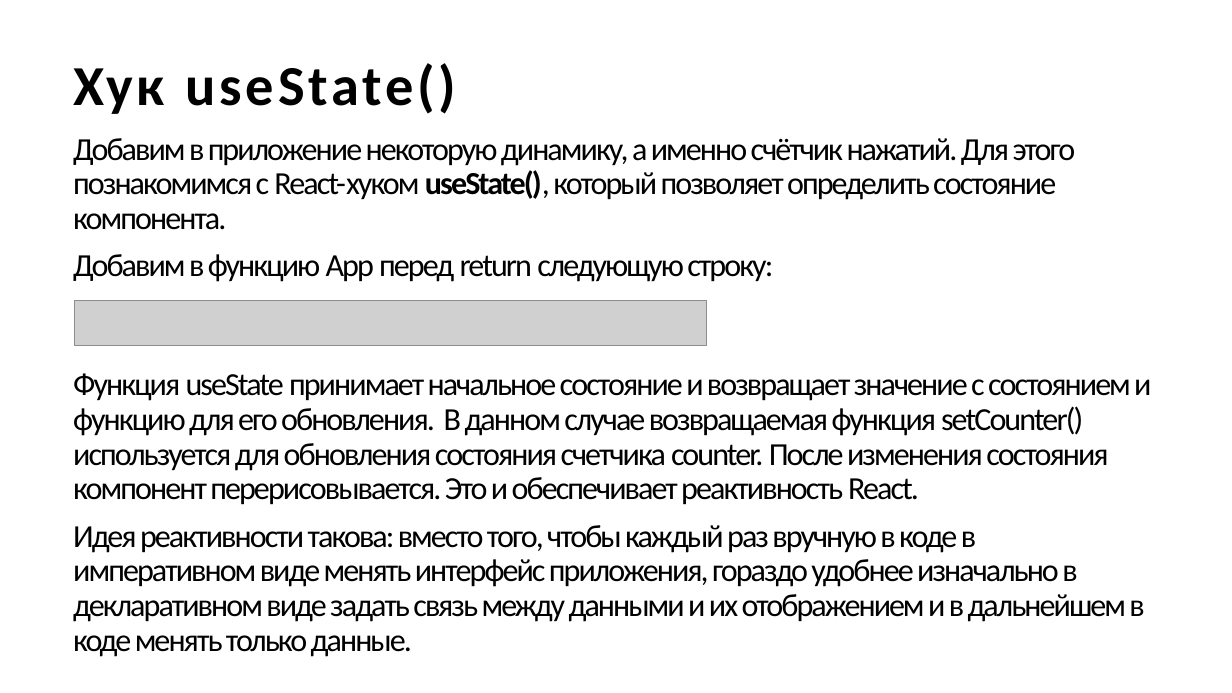
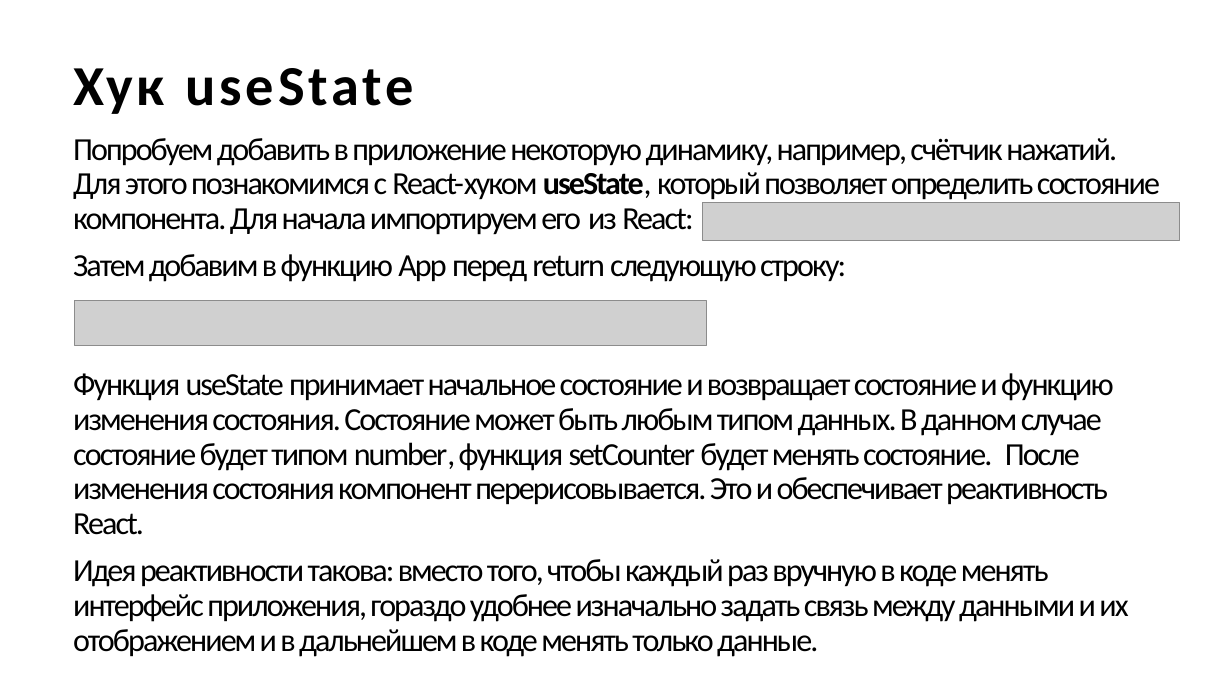
Before and after one commit to descenty/IPPO-3-sem, a slide deck: slide 10 of Введение в React.pptx. Drawn at 1232x693 pixels with LibreOffice and Linux fonts; fonts in the diff are those of the drawing; grey boxes stand for pictures. Boxes give left, top, right and bottom in pixels: in the first picture for what was removed or moved away, otherwise in the second. Text is boxed around its words. In the diff, an @@ line names an element or a change of style, - is before the commit and + after.

Commit message:
add react pptx

```diff
--- a/Введение в React.pptx
+++ b/Введение в React.pptx
@@ title at [73,68,413,114]: text changed @@
-Хук useState()
+Хук useState
@@ text at [73,138,1160,282]: text changed @@
-Добавим в приложение некоторую динамику, а именно счётчик нажатий. Для этого познакомимся с React-хуком useState(), который позволяет определить состояние компонента.
-Добавим в функцию App перед return следующую строку:
+Попробуем добавить в приложение некоторую динамику, например, счётчик нажатий. Для этого познакомимся с React-хуком useState, который позволяет определить состояние компонента. Для начала импортируем его из React:
+Затем добавим в функцию App перед return следующую строку:
@@ picture added at [702,202,1180,240] @@
@@ text at [73,373,1128,657]: text changed @@
-Функция useState принимает начальное состояние и возвращает значение с состоянием и функцию для его обновления. В данном случае возвращаемая функция setCounter() используется для обновления состояния счетчика counter. После изменения состояния компонент перерисовывается. Это и обеспечивает реактивность React.
-Идея реактивности такова: вместо того, чтобы каждый раз вручную в коде в императивном виде менять интерфейс приложения, гораздо удобнее изначально в декларативном виде задать связь между данными и их отображением и в дальнейшем в коде менять только данные.
+Функция useState принимает начальное состояние и возвращает состояние и функцию изменения состояния. Состояние может быть любым типом данных. В данном случае состояние будет типом number, функция setCounter будет менять состояние. После изменения состояния компонент перерисовывается. Это и обеспечивает реактивность React.
+Идея реактивности такова: вместо того, чтобы каждый раз вручную в коде менять интерфейс приложения, гораздо удобнее изначально задать связь между данными и их отображением и в дальнейшем в коде менять только данные.
```
Also in this commit, not shown: 2 other slides changed, 10 slides added, 21 other files.
